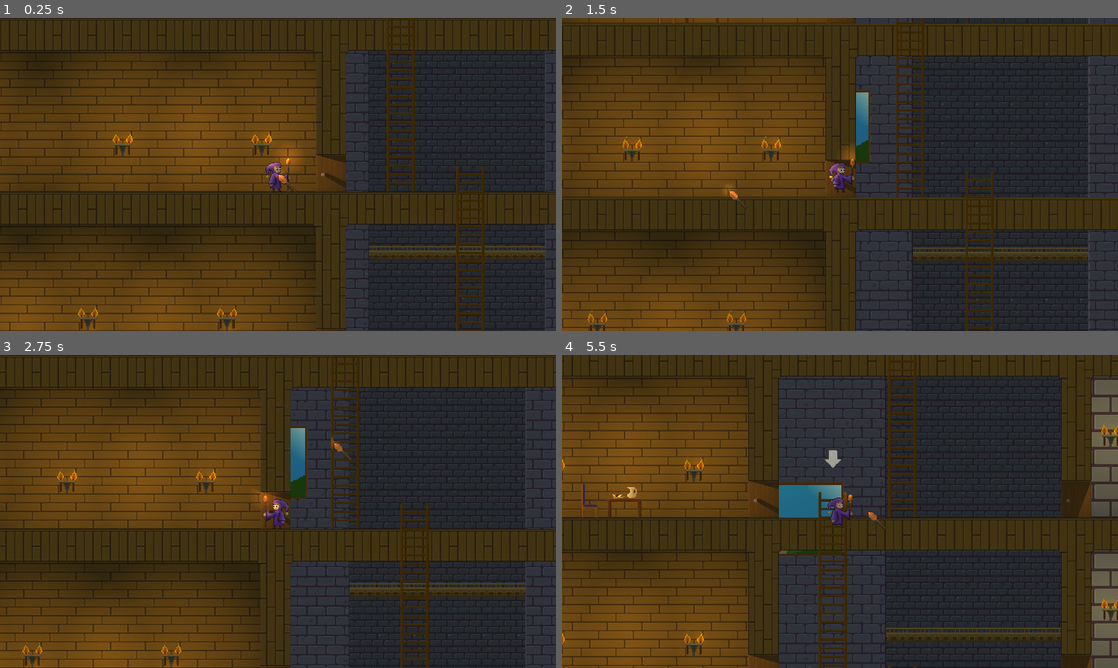
Above: before the commit, frames 1-4 (two rows, left to right).
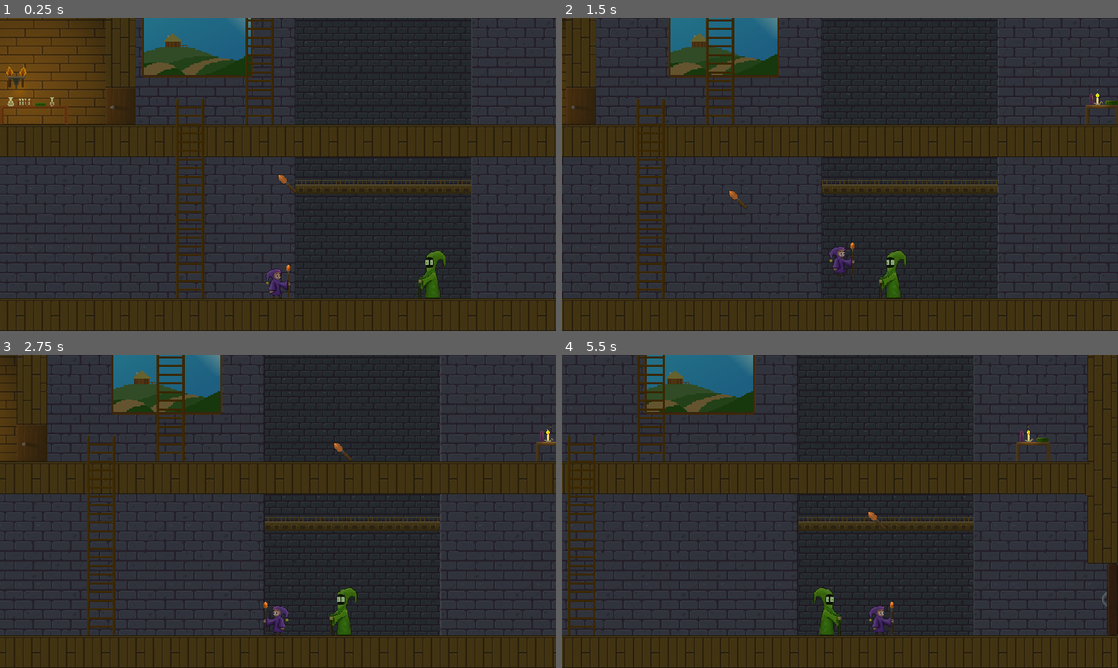
Above: after the commit, the same moments.

Repository: G-Milzink/LittleWizard
Game: Godot game, scene res://main.tscn
Same seed, same stepped clock (60 frames per second), same inputs: the game is played once before the commit and once after it.
Inputs (mouse positions are in pixels of both pictures, inside the frame that each line leads up to):
- Up to frame 1 (0.25 s): no input
- Up to frame 2 (1.5 s): tap Enter at 0.5 s; move the mouse to (962, 158) at 0.52 s; hold W (jump) 0.53-1.28 s; hold D (move_right) from 0.53 s (still down); move the mouse to (728, 190) at 1.27 s; tap W (jump) at 1.35 s
- Up to frame 3 (2.75 s): tap W (jump) at 1.52, 1.82 s; move the mouse to (333, 442) at 2.02 s; release D (move_right) at 2.03 s; hold A (move_left) from 2.03 s (still down); hold W (jump) from 2.03 s (still down)
- Up to frame 4 (5.5 s): move the mouse to (812, 574) at 2.77 s; release A (move_left) at 2.78 s; release W (jump) at 2.78 s; hold D (move_right) 2.78-4.28 s; tap W (jump) at 2.85, 3.02, 3.32, 4.35, 4.52, 4.82 s; move the mouse to (1006, 558) at 3.52 s; hold W (jump) 3.53-4.28 s; move the mouse to (673, 464) at 4.27 s; hold A (move_left) 4.28-5.03 s; move the mouse to (867, 511) at 5.02 s; hold D (move_right) from 5.03 s (still down); hold W (jump) from 5.03 s (still down)

The runs differ from the first frame. In frame 1, 73% of the frame differs, in the area x 0-100%, y 0-100%; in frame 2, 72%; in frame 3, 72%; in frame 4, 68%.

Commit message:
add fargnel_npc to global state tracker, add blink idle_animation

Diff:
--- a/autoload/globals.gd
+++ b/autoload/globals.gd
@@ -1,5 +1,7 @@
 extends Node
 
+# PLayer:
+@export_category("PlayerMovement Paramters")
 @export var player_move_speed = 200
 @export var player_climb_speed = 125
 @export var player_jump_velocity = -350
@@ -9,3 +11,11 @@
 var can_climb_up = false
 var can_climb_down = false
 var is_climbing = false
+
+var player_position = Vector2.ZERO
+
+# Master Fargnel:
+@export_category("NPCs:")
+
+@export var Fargnel_is_active = true
+@export var Fargnel_player_can_pass = false
--- a/autoload/globals.tscn
+++ b/autoload/globals.tscn
@@ -5,3 +5,5 @@
 [node name="Globals" type="Node"]
 script = ExtResource("1_xvy7o")
 player_jump_velocity = -365
+Fargnel_is_active = false
+Fargnel_player_can_pass = true
--- a/main.tscn
+++ b/main.tscn
@@ -13,6 +13,6 @@
 [node name="World" parent="." instance=ExtResource("1_kwfk0")]
 
 [node name="Player" parent="." instance=ExtResource("2_oel30")]
-position = Vector2(-66, -32)
+position = Vector2(322, 608)
 
 [node name="Cursor" parent="." instance=ExtResource("5_a8wjq")]
--- a/player.gd
+++ b/player.gd
@@ -7,12 +7,17 @@
 var gravity = ProjectSettings.get_setting("physics/2d/default_gravity")
 
 func _physics_process(delta):
+
 	_handleClimbing(delta)
 	_handleJump(delta)
 	_addGravity(delta)
 	_handleMovement(delta)
 
 	move_and_slide()
+	_transmitPlayerPosition()
+
+func _transmitPlayerPosition():
+	_Globals.player_position = position
 
 func _addGravity(delta):
 	if !is_on_floor() && !_Globals.is_climbing:
@@ -47,14 +52,12 @@
 	if _Globals.can_climb_up:
 		if Input.is_action_pressed("jump"):
 			climb_direction = -1
-			print("climbing")
 			_Globals.is_climbing = true
 			self.set_collision_mask_value(1,false)
 
 	if _Globals.can_climb_down:
 		if Input.is_action_pressed("move_down"):
 			climb_direction = 1
-			print("climbing")
 			_Globals.is_climbing = true
 			self.set_collision_mask_value(1,false)
 
--- a/project.godot
+++ b/project.godot
@@ -20,11 +20,15 @@
 _Globals="*res://autoload/globals.tscn"
 _SignalBus="*res://autoload/signal_bus.gd"
 
+[debug]
+
+gdscript/warnings/unused_parameter=0
+
 [display]
 
 window/size/viewport_width=1024
 window/size/viewport_height=576
-window/size/mode=2
+window/size/always_on_top=true
 window/stretch/mode="canvas_items"
 
 [editor_plugins]
--- a/scenes/npcs/fargnel.tscn
+++ b/scenes/npcs/fargnel.tscn
@@ -1,12 +1,17 @@
-[gd_scene load_steps=15 format=3 uid="uid://dg10lvyn3jr6"]
+[gd_scene load_steps=17 format=3 uid="uid://dg10lvyn3jr6"]
 
 [ext_resource type="Script" path="res://scripts/npcs/fargnel.gd" id="1_pw2rm"]
 [ext_resource type="Texture2D" uid="uid://d22tiwl8iamwk" path="res://textures/npcs/Fargnel.tres" id="1_sgriu"]
 [ext_resource type="Texture2D" uid="uid://ehl7t621h807" path="res://0_PNG/UI/Icons.png" id="2_d0s7t"]
+[ext_resource type="Texture2D" uid="uid://cps8wfx3u5ppn" path="res://0_PNG/npcs/Fargnel.png" id="3_0vlcb"]
 
 [sub_resource type="AtlasTexture" id="AtlasTexture_cowoh"]
 atlas = ExtResource("1_sgriu")
 region = Rect2(0, 0, 96, 96)
+
+[sub_resource type="AtlasTexture" id="AtlasTexture_2xdoo"]
+atlas = ExtResource("3_0vlcb")
+region = Rect2(96, 0, 96, 96)
 
 [sub_resource type="SpriteFrames" id="SpriteFrames_6hs14"]
 animations = [{
@@ -17,10 +22,21 @@
 "loop": true,
 "name": &"idle",
 "speed": 5.0
+}, {
+"frames": [{
+"duration": 1.0,
+"texture": SubResource("AtlasTexture_2xdoo")
+}],
+"loop": false,
+"name": &"idle_blink",
+"speed": 5.0
 }]
 
 [sub_resource type="RectangleShape2D" id="RectangleShape2D_rfmat"]
-size = Vector2(38, 96)
+size = Vector2(46, 96)
+
+[sub_resource type="RectangleShape2D" id="RectangleShape2D_4tccp"]
+size = Vector2(116, 22)
 
 [sub_resource type="AtlasTexture" id="AtlasTexture_cajw2"]
 atlas = ExtResource("2_d0s7t")
@@ -72,9 +88,6 @@
 "speed": 5.0
 }]
 
-[sub_resource type="RectangleShape2D" id="RectangleShape2D_4tccp"]
-size = Vector2(116, 22)
-
 [node name="Fargnel" type="CharacterBody2D"]
 collision_mask = 0
 script = ExtResource("1_pw2rm")
@@ -85,9 +98,17 @@
 animation = &"idle"
 autoplay = "idle"
 
-[node name="CollisionShape2D" type="CollisionShape2D" parent="."]
-position = Vector2(-7, -48)
+[node name="Collider" type="CollisionShape2D" parent="."]
+position = Vector2(0, -48)
 shape = SubResource("RectangleShape2D_rfmat")
+
+[node name="Range" type="Area2D" parent="."]
+collision_layer = 0
+collision_mask = 2
+
+[node name="CollisionShape2D" type="CollisionShape2D" parent="Range"]
+position = Vector2(0, -11)
+shape = SubResource("RectangleShape2D_4tccp")
 
 [node name="Speech_bubble" type="AnimatedSprite2D" parent="."]
 position = Vector2(18, -96)
@@ -95,13 +116,12 @@
 autoplay = "default"
 frame_progress = 0.616731
 
-[node name="Range" type="Area2D" parent="."]
-collision_layer = 0
-collision_mask = 2
+[node name="Idle_timer" type="Timer" parent="."]
+wait_time = 3.0
+one_shot = true
+autostart = true
 
-[node name="CollisionShape2D" type="CollisionShape2D" parent="Range"]
-position = Vector2(-6, -11)
-shape = SubResource("RectangleShape2D_4tccp")
-
+[connection signal="animation_finished" from="Character" to="." method="_on_character_animation_finished"]
 [connection signal="body_entered" from="Range" to="." method="_on_range_body_entered"]
 [connection signal="body_exited" from="Range" to="." method="_on_range_body_exited"]
+[connection signal="timeout" from="Idle_timer" to="." method="_on_idle_timer_timeout"]
--- a/scripts/cursor.gd
+++ b/scripts/cursor.gd
@@ -9,5 +9,4 @@
 
 func _process(delta):
 	var new_position = get_global_mouse_position()
-	print(new_position)
 	position = new_position
--- a/scripts/ladder_trigger.gd
+++ b/scripts/ladder_trigger.gd
@@ -45,7 +45,6 @@
 func _on_icon_area_up_body_entered(body):
 	up_arrow.visible = true
 	if !animation_player.is_playing():
-		print("up?")
 		animation_player.play("up_arrow_bobbing")
 
 func _on_icon_area_up_body_exited(body):
--- a/scripts/npcs/fargnel.gd
+++ b/scripts/npcs/fargnel.gd
@@ -1,12 +1,32 @@
 extends CharacterBody2D
 
+@onready var character = $Character
 @onready var speech_bubble = $Speech_bubble
+@onready var idle_timer = $Idle_timer
 
 func _ready():
 	speech_bubble.visible = false
 
+func _process(delta):
+	self.set_collision_layer_value(1, !_Globals.Fargnel_player_can_pass)
+	if _Globals.player_position.x > position.x + 32: #tile size = 64px
+		character.set_flip_h(true)
+	elif _Globals.player_position.x < position.x - 32: #tile size = 64px
+		character.set_flip_h(false)
+
 func _on_range_body_entered(body):
-	speech_bubble.visible = true
+	if _Globals.Fargnel_is_active:
+		speech_bubble.visible = true
 
 func _on_range_body_exited(body):
 	speech_bubble.visible = false
+
+
+func _on_idle_timer_timeout():
+	character.play("idle_blink")
+
+func _on_character_animation_finished():
+	character.play("idle")
+	var rnd = randf_range(0.25, 10.0)
+	print(rnd)
+	idle_timer.start(rnd)
Binary file changed: 0_ASESPRITE/NPCs.ase
Binary file changed: 0_PNG/npcs/Fargnel.png
